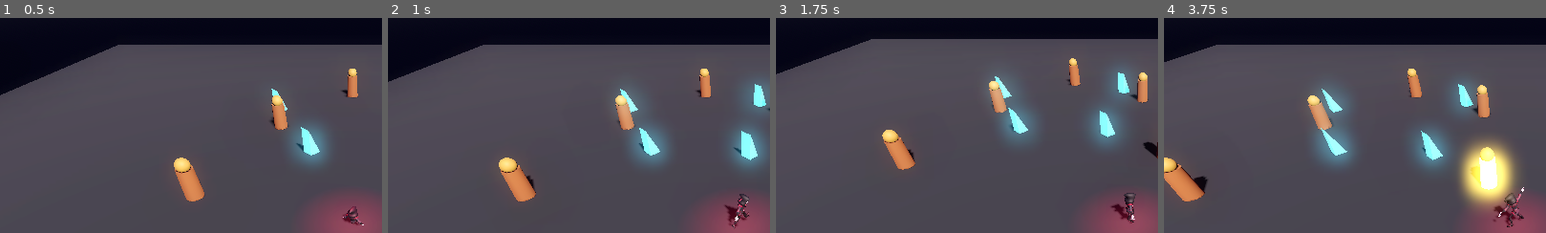
Above: before the commit, frames 1-4 (left to right).
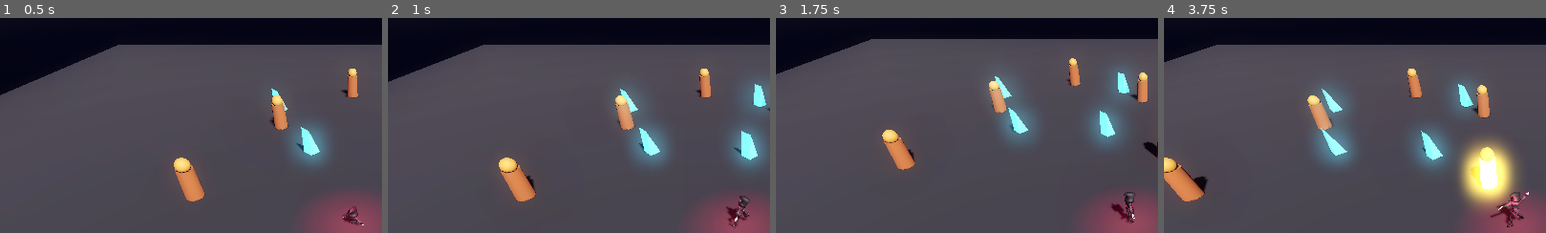
Above: after the commit, the same moments.

Repository: v-prokofev/MisterV
Game: Godot game, scene res://scenes/main.tscn
The game is run twice, just before and just after one commit, with the same random seed, the same clock (stepped at 60 frames per second) and the same inputs.
Inputs (mouse positions are % of the whole screen's width and height, from its top left):
- Up to frame 1 (0.5 s): no input
- Up to frame 2 (1 s): tap Enter at 0.5 s; move the mouse to (72, 45) at 0.52 s; hold D (move_right) from 0.53 s (still down); click (72, 45) at 0.67 s
- Up to frame 3 (1.75 s): move the mouse to (30, 55) at 1.27 s; release D (move_right) at 1.28 s; hold S (move_backward) from 1.28 s (still down)
- Up to frame 4 (3.75 s): move the mouse to (60, 28) at 2.02 s; release S (move_backward) at 2.03 s; hold D (move_right) 2.03-2.78 s; move the mouse to (45, 70) at 2.77 s; hold W (move_forward) 2.78-3.53 s; click (45, 70) at 2.92 s; move the mouse to (80, 65) at 3.52 s; hold A (move_left) from 3.53 s (still down)
The pictures show only the part of the screen within x 4-54%, y 3-53%; the shares and areas given below are measured in that part.

Frame 1 is identical in both runs. In frame 2, 0.2% of the frame differs, in the area x 88-95%, y 81-95%; in frame 3, less than 0.1%; in frame 4, 0.4%, in the area x 85-96%, y 78-95%.

Commit message:
Correct TorsoAimModifier matrix multiplication to rotate upper body cleanly in Skeleton Y yaw space

Diff:
--- a/src/scripts/player.gd
+++ b/src/scripts/player.gd
@@ -467,8 +467,13 @@
 
 		var hips_rot := skel.get_bone_pose_rotation(hips_idx)
 		var hips_y := hips_rot.get_euler().y
-		var delta_y := hips_y - idle_hips_y
+		var delta_y := angle_difference(idle_hips_y, hips_y)
+
+		if abs(delta_y) < 0.001:
+			return
+
+		var q_yaw := Quaternion(Vector3.UP, -delta_y)
+		var q_corr_local := hips_rot.inverse() * q_yaw * hips_rot
 
 		var spine_rot := skel.get_bone_pose_rotation(spine_idx)
-		var correction := Quaternion(Vector3.UP, -delta_y)
-		skel.set_bone_pose_rotation(spine_idx, spine_rot * correction)
+		skel.set_bone_pose_rotation(spine_idx, q_corr_local * spine_rot)
